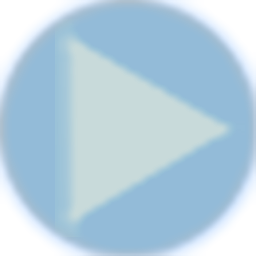
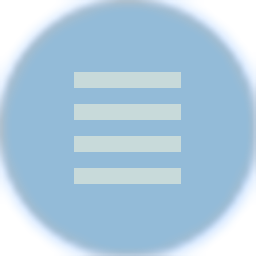
Two versions of the same layered image (256x256). Layer-by-layer changes:
added layer "menu" above "quit copy" over <box>74,72,181,184</box>
hid "arrow right copy 3" over <box>55,19,235,237</box>
